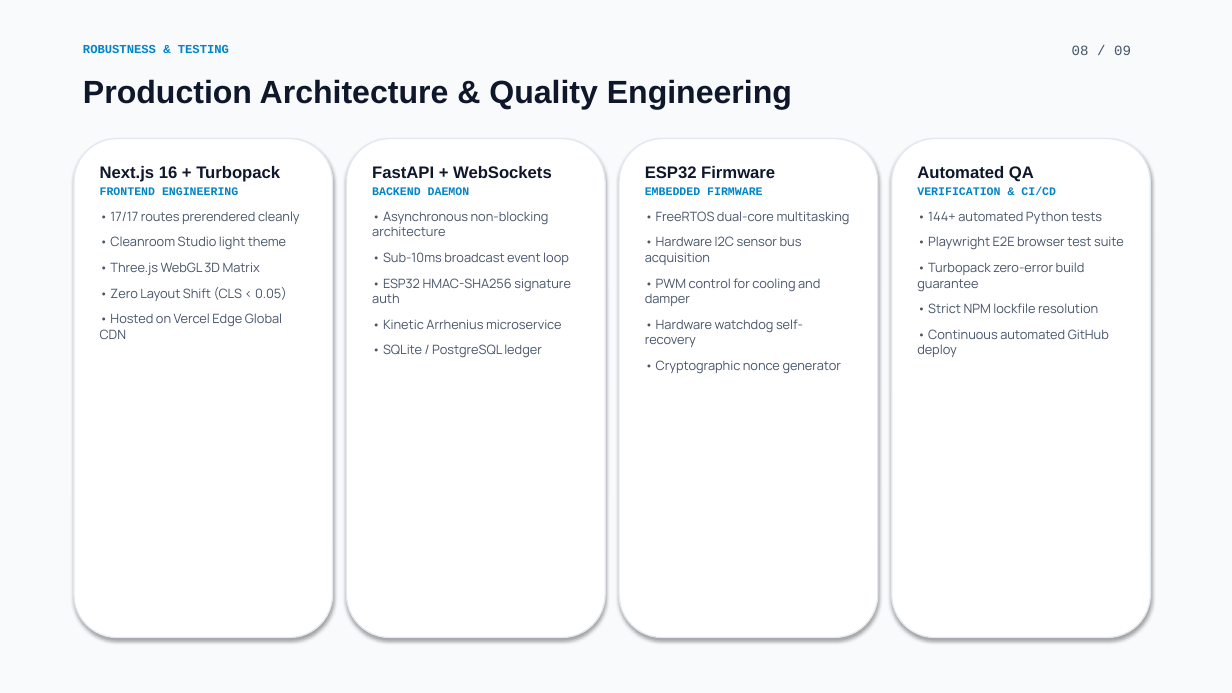
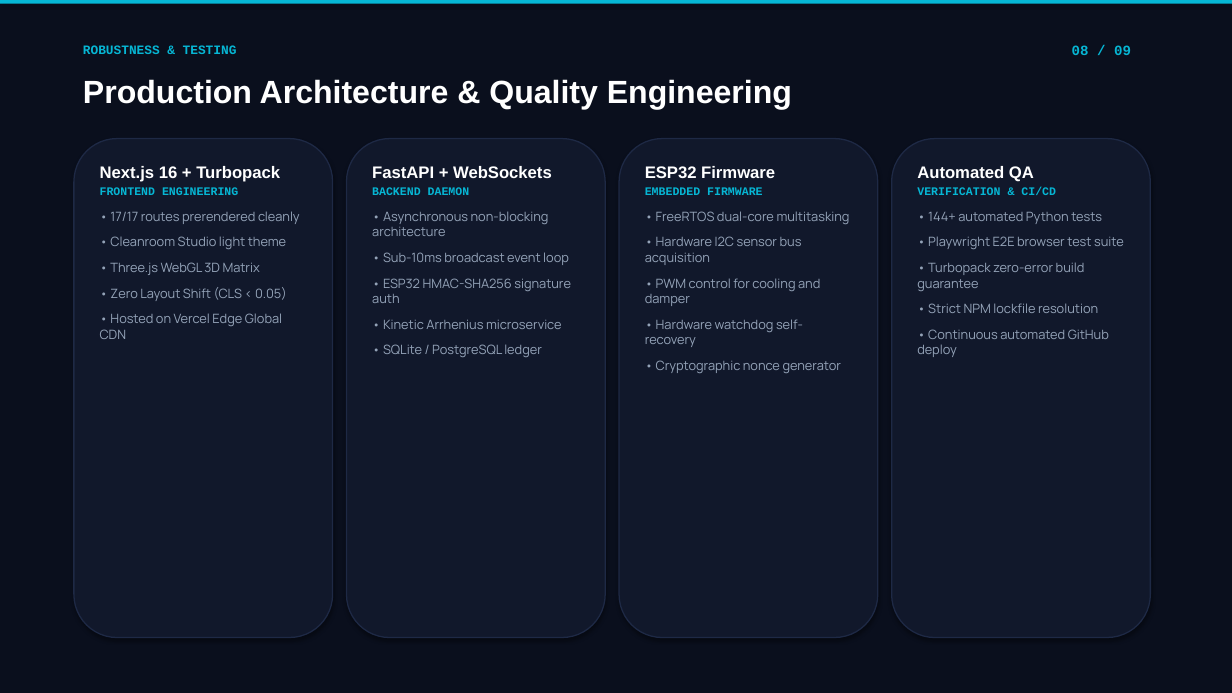
Before and after one commit to Shreyansha790/smart-component-storage, a slide deck: slide 8 of Smart_Component_Storage_Presentation.pptx. Drawn at 1232x693 pixels with LibreOffice and Linux fonts; fonts in the diff are those of the drawing. Boxes give left, top, right and bottom in pixels: in the first picture for what was removed or moved away, otherwise in the second. Text is boxed around its words. In the diff, an @@ line names an element or a change of style, - is before the commit and + after.

Commit message:
feat: complete master dark titanium & cyan presentation deck with 6 AI cleanroom images and graphs

```diff
--- a/Smart_Component_Storage_Presentation.pptx
+++ b/Smart_Component_Storage_Presentation.pptx
@@ rectangle at [0,0,1232,693]: fill #F8FAFC to #0A0F1D @@
@@ rectangle added at [0,0,1232,4], fill #06B6D4 @@
@@ text "ROBUSTNESS & TESTING" at [83,45,237,54]: size 9.5 to 10 pt, text colour #0284C7 to #06B6D4 @@
@@ text "08 / 09" at [1072,45,1131,55]: text colour #475569 to #06B6D4, bold on @@
@@ text "Production Architecture & Quality Engineering" at [83,79,792,109]: text colour #0F172A to #FFFFFF @@
@@ fill #FFFFFF to #11182B; outline #E2E8F0 1 pt to #1E2945 1 pt in 4 elements at [74,139,333,638], [347,139,605,638], [619,139,878,638], [892,139,1151,638] @@
@@ text "Next.js 16 + Turbopack" at [100,166,300,339]: text colour #0F172A to #FFFFFF in "Next.js 16 + Turbopack"; text colour #0284C7 to #06B6D4 in "FRONTEND ENGINEERING"; text colour #475569 to #94A3B8 in "• 17/17 routes prerendered cleanly", "• Cleanroom Studio light theme", "• Three.js WebGL 3D Matrix", "• Zero Layout Shift (CLS < 0.05)" and 1 more places @@
@@ text "FastAPI + WebSockets" at [372,166,571,357]: text colour #0F172A to #FFFFFF in "FastAPI + WebSockets"; text colour #0284C7 to #06B6D4 in "BACKEND DAEMON"; text colour #475569 to #94A3B8 in "• Asynchronous non-blocking architecture", "• Sub-10ms broadcast event loop", "• ESP32 HMAC-SHA256 signature auth", "• Kinetic Arrhenius microservice" and 1 more places @@
@@ text "ESP32 Firmware" at [645,166,850,373]: text colour #0F172A to #FFFFFF in "ESP32 Firmware"; text colour #0284C7 to #06B6D4 in "EMBEDDED FIRMWARE"; text colour #475569 to #94A3B8 in "• FreeRTOS dual-core multitasking", "• Hardware I2C sensor bus acquisition", "• PWM control for cooling and damper", "• Hardware watchdog self-recovery" and 1 more places @@
@@ text "Automated QA" at [917,166,1124,357]: text colour #0F172A to #FFFFFF in "Automated QA"; text colour #0284C7 to #06B6D4 in "VERIFICATION & CI/CD"; text colour #475569 to #94A3B8 in "• 144+ automated Python tests", "• Playwright E2E browser test suite", "• Turbopack zero-error build guarantee", "• Strict NPM lockfile resolution" and 1 more places @@
```
Also in this commit, not shown: 8 other slides changed.
